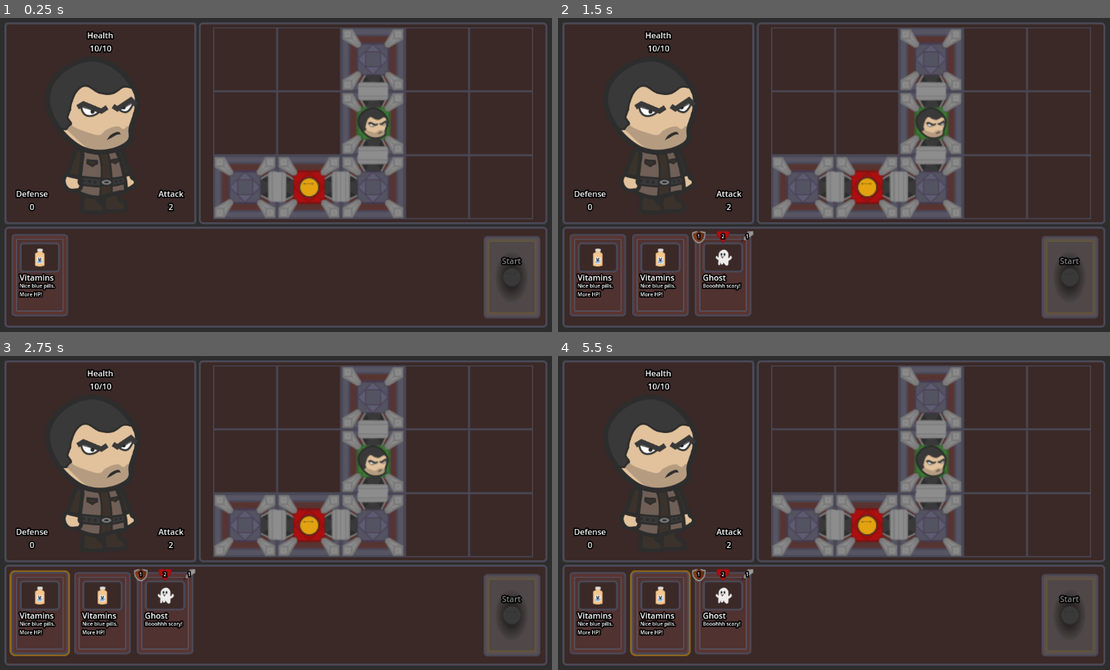
Above: before the commit, frames 1-4 (two rows, left to right).
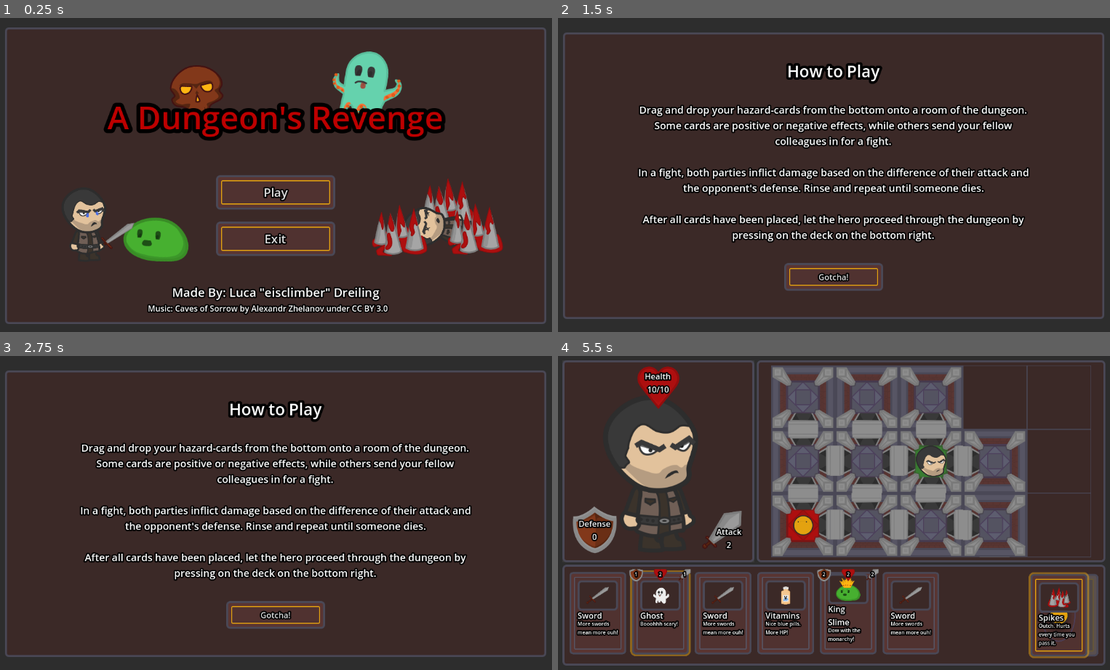
Above: after the commit, the same moments.

Repository: eisclimber/a-dungeons-revenge
Game: Godot game, scene res://scenes/main_menu.tscn
Two runs of this game, one before a commit and one after it. Both use one fixed random seed, a clock stepped at 60 frames per second and the inputs below. Before the commit the project starts from res://scenes/game.tscn.
Inputs (mouse positions are in pixels of both pictures, inside the frame that each line leads up to):
- Up to frame 1 (0.25 s): no input
- Up to frame 2 (1.5 s): click (834, 193) at 0.5 s, where only the run after the commit has a clickable "Play"; click (834, 272) at 1.25 s, where only the run after the commit has a clickable "Let's Go!"
- Up to frame 3 (2.75 s): click (38, 613) at 2.02 s
- Up to frame 4 (5.5 s): click (834, 613) at 2.75 s, where only the run after the commit has a clickable "Gotcha!"; click (834, 610) at 3.5 s, where only the run after the commit has a clickable "Let me Play!1!"; click (596, 613) at 4.25 s; click (662, 613) at 5.02 s

The runs differ from the first frame. In frame 1, 35% of the frame differs, in the area x 0-100%, y 1-99%; in frame 2, 34%; in frame 3, 34%; in frame 4, 25%.

Commit message:
Final Bugfixes and final builds

Diff:
--- a/project.godot
+++ b/project.godot
@@ -10,10 +10,10 @@
 
 [application]
 
-config/name="AcerolaJam0"
-run/main_scene="res://scenes/game.tscn"
+config/name="A Dungeon's Revenge"
+run/main_scene="res://scenes/main_menu.tscn"
 config/features=PackedStringArray("4.2", "Forward Plus")
-config/icon="res://icon.svg"
+config/icon="res://sprites/AppIcon.png"
 
 [autoload]
 
@@ -31,7 +31,3 @@
 [gui]
 
 theme/custom="res://resources/theme/main_theme.tres"
-
-[rendering]
-
-renderer/rendering_method="gl_compatibility"
--- a/resources/FowBaseFull.tres
+++ b/resources/FowBaseFull.tres
@@ -4,12 +4,11 @@
 colors = PackedColorArray(0.25164, 0.2484, 0.27, 1, 0.341176, 0.333333, 0.392157, 1)
 
 [sub_resource type="FastNoiseLite" id="FastNoiseLite_l8c3p"]
-frequency = 0.0407
 metadata/_preview_in_3d_space_ = true
 
 [resource]
-width = 64
-height = 64
+width = 256
+height = 256
 seamless = true
 color_ramp = SubResource("Gradient_m6d35")
 noise = SubResource("FastNoiseLite_l8c3p")
--- a/resources/FowBaseSemi.tres
+++ b/resources/FowBaseSemi.tres
@@ -4,12 +4,11 @@
 colors = PackedColorArray(0.25098, 0.247059, 0.270588, 0.501961, 0.341176, 0.333333, 0.392157, 1)
 
 [sub_resource type="FastNoiseLite" id="FastNoiseLite_l8c3p"]
-frequency = 0.0407
 metadata/_preview_in_3d_space_ = true
 
 [resource]
-width = 64
-height = 64
+width = 256
+height = 256
 seamless = true
 color_ramp = SubResource("Gradient_m6d35")
 noise = SubResource("FastNoiseLite_l8c3p")
--- a/resources/card_data/CardData_Death.tres
+++ b/resources/card_data/CardData_Death.tres
@@ -13,5 +13,5 @@
 value1 = 5
 value2 = 0
 value3 = 0
-atlas_tile_pos = Vector2i(3, 0)
+atlas_tile_pos = Vector2i(3, 1)
 one_shot = false
--- a/resources/card_data/CardData_Sword.tres
+++ b/resources/card_data/CardData_Sword.tres
@@ -12,4 +12,5 @@
 value1 = 2
 value2 = 0
 value3 = 0
-atlas_tile_pos = Vector2i(4, 0)
+atlas_tile_pos = Vector2i(3, 0)
+one_shot = true
--- a/resources/tileset.tres
+++ b/resources/tileset.tres
@@ -1,21 +1,21 @@
 [gd_resource type="TileSet" load_steps=11 format=3 uid="uid://c2j5avx3ghjaf"]
 
 [ext_resource type="Texture2D" uid="uid://cuh8stggfg06l" path="res://sprites/Grid.png" id="1_trmhn"]
-[ext_resource type="Texture2D" uid="uid://dtnhyx1opet0x" path="res://sprites/DungeonTiles.png" id="3_2bh47"]
-[ext_resource type="Texture2D" uid="uid://drac81llgdaxc" path="res://sprites/Hazards/Hasards.png" id="3_ytuhp"]
+[ext_resource type="Texture2D" uid="uid://b30fbdpo2kp6f" path="res://sprites/DungeonTiles_HighRes.png" id="2_vo0pg"]
+[ext_resource type="Texture2D" uid="uid://dhmbg1kp4db67" path="res://sprites/Hazards/Hazards_HighRes.png" id="3_bbhl2"]
 [ext_resource type="Texture2D" uid="uid://oxw51bubhmr3" path="res://resources/FowBaseFull.tres" id="4_ryfii"]
 [ext_resource type="Texture2D" uid="uid://cy6tm6midq3ul" path="res://resources/FowBaseSemi.tres" id="5_157e8"]
 
 [sub_resource type="TileSetAtlasSource" id="TileSetAtlasSource_hjwxn"]
 resource_name = "Grid"
 texture = ExtResource("1_trmhn")
-texture_region_size = Vector2i(64, 64)
+texture_region_size = Vector2i(256, 256)
 0:0/0 = 0
 
-[sub_resource type="TileSetAtlasSource" id="TileSetAtlasSource_l6spb"]
-resource_name = "Dungeon"
-texture = ExtResource("3_2bh47")
-texture_region_size = Vector2i(64, 64)
+[sub_resource type="TileSetAtlasSource" id="TileSetAtlasSource_da0ij"]
+resource_name = "DungeonTiles"
+texture = ExtResource("2_vo0pg")
+texture_region_size = Vector2i(256, 256)
 0:0/0 = 0
 1:0/0 = 0
 2:0/0 = 0
@@ -65,10 +65,10 @@
 6:5/0 = 0
 7:5/0 = 0
 
-[sub_resource type="TileSetAtlasSource" id="TileSetAtlasSource_1qirg"]
+[sub_resource type="TileSetAtlasSource" id="TileSetAtlasSource_4kaqe"]
 resource_name = "Hazards"
-texture = ExtResource("3_ytuhp")
-texture_region_size = Vector2i(64, 64)
+texture = ExtResource("3_bbhl2")
+texture_region_size = Vector2i(256, 256)
 0:0/0 = 0
 1:0/0 = 0
 2:0/0 = 0
@@ -83,19 +83,19 @@
 [sub_resource type="TileSetAtlasSource" id="TileSetAtlasSource_qplnh"]
 resource_name = "FowFull"
 texture = ExtResource("4_ryfii")
-texture_region_size = Vector2i(64, 64)
+texture_region_size = Vector2i(256, 256)
 0:0/0 = 0
 
 [sub_resource type="TileSetAtlasSource" id="TileSetAtlasSource_gqd06"]
 resource_name = "FowSemi"
 texture = ExtResource("5_157e8")
-texture_region_size = Vector2i(64, 64)
+texture_region_size = Vector2i(256, 256)
 0:0/0 = 0
 
 [resource]
-tile_size = Vector2i(64, 64)
+tile_size = Vector2i(256, 256)
 sources/0 = SubResource("TileSetAtlasSource_hjwxn")
-sources/1 = SubResource("TileSetAtlasSource_l6spb")
-sources/2 = SubResource("TileSetAtlasSource_1qirg")
 sources/4 = SubResource("TileSetAtlasSource_qplnh")
 sources/5 = SubResource("TileSetAtlasSource_gqd06")
+sources/1 = SubResource("TileSetAtlasSource_da0ij")
+sources/2 = SubResource("TileSetAtlasSource_4kaqe")
--- a/scenes/card_area.tscn
+++ b/scenes/card_area.tscn
@@ -78,7 +78,6 @@
 texture_pressed = ExtResource("4_7fdh7")
 texture_hover = ExtResource("4_7fdh7")
 texture_disabled = ExtResource("14_gkbq7")
-texture_focused = ExtResource("3_1ug3j")
 ignore_texture_size = true
 stretch_mode = 5
 
--- a/scenes/dungeon_area.tscn
+++ b/scenes/dungeon_area.tscn
@@ -43,7 +43,7 @@
 [node name="DungeonMap" type="TileMap" parent="Margin/DungeonSpace"]
 unique_name_in_owner = true
 position = Vector2(12, 0)
-scale = Vector2(2, 2)
+scale = Vector2(0.5, 0.5)
 tile_set = ExtResource("2_a7nrn")
 format = 2
 layer_0/name = "Grid"
--- a/scenes/game.tscn
+++ b/scenes/game.tscn
@@ -64,7 +64,6 @@
 [node name="CardArea" parent="MarginContainer/VBoxContainer" instance=ExtResource("4_ltqvy")]
 custom_minimum_size = Vector2(0, 200)
 layout_mode = 2
-max_cards = 3
 
 [node name="BossReachedPopup" parent="." instance=ExtResource("5_83bm7")]
 unique_name_in_owner = true
--- a/scenes/hero_area.tscn
+++ b/scenes/hero_area.tscn
@@ -1,9 +1,12 @@
-[gd_scene load_steps=5 format=3 uid="uid://djmrs2qdfuhry"]
+[gd_scene load_steps=8 format=3 uid="uid://djmrs2qdfuhry"]
 
 [ext_resource type="Script" path="res://scripts/hero_area.gd" id="1_o4bai"]
 [ext_resource type="Texture2D" uid="uid://bn5t08bdch6et" path="res://resources/animations/hero_idle.tres" id="2_yatcf"]
 [ext_resource type="Texture2D" uid="uid://dhkbkhwg1a2jl" path="res://resources/animations/hero_hurt.tres" id="3_0mad5"]
 [ext_resource type="Texture2D" uid="uid://bsgbcx5g4amwi" path="res://resources/animations/hero_dying.tres" id="4_4ni31"]
+[ext_resource type="Texture2D" uid="uid://bu1dy8s5ciyqn" path="res://sprites/HealthIcon.png" id="5_d5wqb"]
+[ext_resource type="Texture2D" uid="uid://8lxe4m2ylj0r" path="res://sprites/ArmorIcon.png" id="6_3cgcv"]
+[ext_resource type="Texture2D" uid="uid://cv1b6mfee53bc" path="res://sprites/AttackIcon.png" id="7_pnjfx"]
 
 [node name="HeroArea" type="Control"]
 layout_mode = 3
@@ -51,39 +54,80 @@
 expand_mode = 1
 stretch_mode = 5
 
-[node name="HealthLabel" type="Label" parent="."]
-unique_name_in_owner = true
+[node name="Health" type="TextureRect" parent="."]
 layout_mode = 1
 anchors_preset = 5
 anchor_left = 0.5
 anchor_right = 0.5
-offset_left = -29.0
-offset_top = 14.0
-offset_right = 30.0
-offset_bottom = 63.0
+offset_left = -64.0
+offset_top = -10.0
+offset_right = 64.0
+offset_bottom = 118.0
 grow_horizontal = 2
+texture = ExtResource("5_d5wqb")
+
+[node name="HealthLabel" type="Label" parent="Health"]
+unique_name_in_owner = true
+layout_mode = 1
+anchors_preset = 8
+anchor_left = 0.5
+anchor_top = 0.5
+anchor_right = 0.5
+anchor_bottom = 0.5
+offset_left = -30.0
+offset_top = -34.0
+offset_right = 29.0
+offset_bottom = 15.0
+grow_horizontal = 2
+grow_vertical = 2
 size_flags_horizontal = 0
 size_flags_vertical = 8
 text = "Health
 10/10"
 horizontal_alignment = 1
 
-[node name="DefenseLabel" type="Label" parent="."]
-unique_name_in_owner = true
+[node name="Armor" type="TextureRect" parent="."]
 layout_mode = 1
 anchors_preset = 2
 anchor_top = 1.0
 anchor_bottom = 1.0
-offset_left = 23.0
-offset_top = -46.0
-offset_right = 87.0
-offset_bottom = -23.0
+offset_top = -128.0
+offset_right = 128.0
 grow_vertical = 0
+texture = ExtResource("6_3cgcv")
+
+[node name="DefenseLabel" type="Label" parent="Armor"]
+unique_name_in_owner = true
+layout_mode = 1
+anchors_preset = 8
+anchor_left = 0.5
+anchor_top = 0.5
+anchor_right = 0.5
+anchor_bottom = 0.5
+offset_left = -32.0
+offset_top = -24.5
+offset_right = 32.0
+offset_bottom = 24.5
+grow_horizontal = 2
+grow_vertical = 2
 text = "Damage
 1"
 horizontal_alignment = 1
 
-[node name="AttackLabel" type="Label" parent="."]
+[node name="Attack" type="TextureRect" parent="."]
+layout_mode = 1
+anchors_preset = 3
+anchor_left = 1.0
+anchor_top = 1.0
+anchor_right = 1.0
+anchor_bottom = 1.0
+offset_left = -40.0
+offset_top = -40.0
+grow_horizontal = 0
+grow_vertical = 0
+texture = ExtResource("7_pnjfx")
+
+[node name="AttackLabel" type="Label" parent="Attack"]
 unique_name_in_owner = true
 layout_mode = 1
 anchors_preset = 3
@@ -92,7 +136,7 @@
 anchor_right = 1.0
 anchor_bottom = 1.0
 offset_left = -75.0
-offset_top = -46.0
+offset_top = -72.0
 offset_right = -25.0
 offset_bottom = -23.0
 grow_horizontal = 0
--- a/scenes/tutorial_scene.tscn
+++ b/scenes/tutorial_scene.tscn
@@ -175,7 +175,7 @@
 text = "Remember: The cleanup crew asked us to keep the throne (red) and the start (green) room clean and only use one card per room!
 
 You are done once he is dead (duh!)
-Don't let him get too strong (Attack or Defense more than 7), otherwise they will kill our master!"
+Don't let him get too strong (Attack or Defense more than 10), otherwise they will kill our master!"
 horizontal_alignment = 1
 vertical_alignment = 1
 autowrap_mode = 2
--- a/scripts/card_area.gd
+++ b/scripts/card_area.gd
@@ -9,7 +9,7 @@
 signal cards_placement_confirmed()
 
 @export var cards: Array[CardData]
-@export var max_cards := 8
+@export var max_cards := 7
 @export var draw_duration := 0.1
 @export var inter_draw_duration := 0.3
 
--- a/scripts/dungeon_generator.gd
+++ b/scripts/dungeon_generator.gd
@@ -48,7 +48,7 @@
 
 func _ready() -> void:
 	dungeon_size = dungeon_map.get_used_rect().size
-	seed(0)
+	#seed(0)
 	#randomize()
 	generate_dungeon()
 
@@ -156,6 +156,7 @@
 	var dungeon_pos = dungeon_map.get_used_rect().position
 	var dungeon_end = dungeon_map.get_used_rect().end
 	var dungeon_center = dungeon_map.get_used_rect().get_center()
+	@warning_ignore("integer_division")
 	var boss_max_dist = max(dungeon_size.x / 2, dungeon_size.y / 2)
 	# Offset should be at least min_boss_dist
 	var boss_distance = Vector2.ONE * randi_range(min_boss_dist, boss_max_dist)
--- a/scripts/game.gd
+++ b/scripts/game.gd
@@ -1,8 +1,8 @@
 class_name Game
 extends Control
 
-const MAX_ATTACK := 8
-const MAX_DEFENSE := 8
+const MAX_ATTACK := 11
+const MAX_DEFENSE := 11
 
 const DEATH_WAIT := 1.0
 const UNSTOPPABLE_WAIT := 1.0
@@ -40,7 +40,7 @@
 func _on_hero_stats_player_stats_changed(_effect: int, _health: int, _max_health: int, \
 		_attack: int, _defense: int, _num_effects: int) -> void:
 
-	if _attack >= MAX_ATTACK or _defense >= MAX_DEFENSE:
+	if _attack > MAX_ATTACK or _defense >= MAX_DEFENSE:
 		Global.change_to_game_over_scene(Global.GAME_OVER_STATES.UNSTOPPABLE, UNSTOPPABLE_WAIT, _num_effects)
 
 
--- a/scripts/hero_area.gd
+++ b/scripts/hero_area.gd
@@ -22,6 +22,7 @@
 	defense_label.text = DEFENSE_FORMAT % _defense
 	attack_label.text = ATTACK_FORMAT % _attack
 
+	@warning_ignore("integer_division")
 	var below_half_health = _health <= _max_health / 2
 
 	if below_half_health and player_sprite.texture == idle_animation:
--- a/scripts/hero_movement.gd
+++ b/scripts/hero_movement.gd
@@ -114,7 +114,6 @@
 		return
 
 	var next_id = possible_rooms.pick_random()
-	var next_room = unid(next_id)
 	current_path = astar.get_point_path(current_room_id, next_id)
 
 	_continue_on_path(false)
@@ -165,6 +164,7 @@
 
 
 func unid(_id: int) -> Vector2i:
+	@warning_ignore("integer_division")
 	return Vector2i(_id % dungeon_size.x, _id / dungeon_size.x)
 
 
--- a/scripts/hero_stats.gd
+++ b/scripts/hero_stats.gd
@@ -33,7 +33,7 @@
 			health -= value1
 			num_effects += 1
 			if health > 0: # Still Alive
-				if _card_data.title == "Ghost":
+				if _card_data.title == "Spikes":
 					Sounds.play_sound(dungeon_player, Sounds.SPIKES)
 				elif _card_data.title == "Death...":
 					Sounds.play_sound(dungeon_player, Sounds.HERO_HURT)
--- a/scripts/sounds.gd
+++ b/scripts/sounds.gd
@@ -13,6 +13,7 @@
 const VITAMINS: AudioStream = preload("res://sounds/Pills.wav")
 
 const HERO_HURT: AudioStream = preload("res://sounds/HeroHurt.wav")
+const HERO_DYING: AudioStream = preload("res://sounds/HeroDying.wav")
 const HERO_WALK: AudioStream = preload("res://sounds/Steps.wav")
 
 const BOSS_DYING: AudioStream = preload("res://sounds/HeroDying.wav")
Not shown, changed: export_presets.cfg
Not shown: 1 places in scenes/hero_pawn.tscn that only renumber resources
Not shown, changed: sprites/ArtWorksheet.svg
Binary file changed: sprites/Grid.png
Binary file changed: sprites/Hazards/Bandaid.png
Binary file changed: sprites/Hazards/Death.png
Binary file changed: sprites/Hazards/Ghost.png
Binary file changed: sprites/Hazards/Ghostopus.png
Renamed: sprites/Hazards/Hasards.png -> sprites/Hazards/Hazards.png
Not shown, changed: sprites/Hazards/Hazards.png.import
Renamed: sprites/Hazards_Big_HighRes.png -> sprites/Hazards/Hazards_Big_HighRes.png
Not shown, changed: sprites/Hazards/Hazards_Big_HighRes.png.import
(and 23 more such lines)
